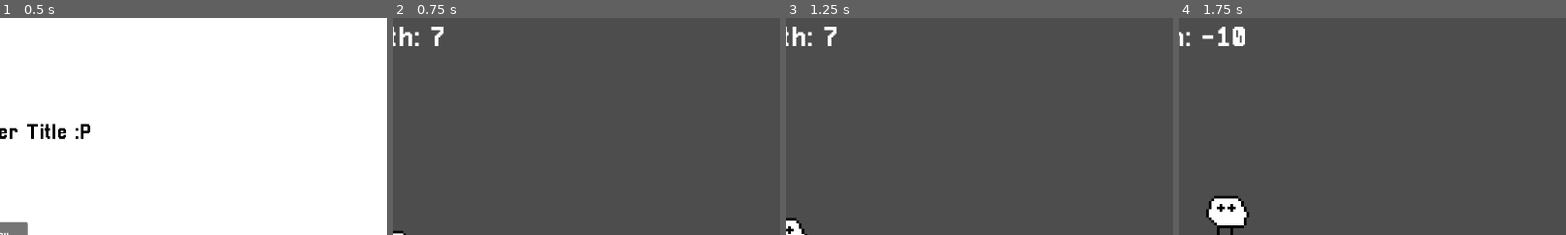
Above: before the commit, frames 1-4 (left to right).
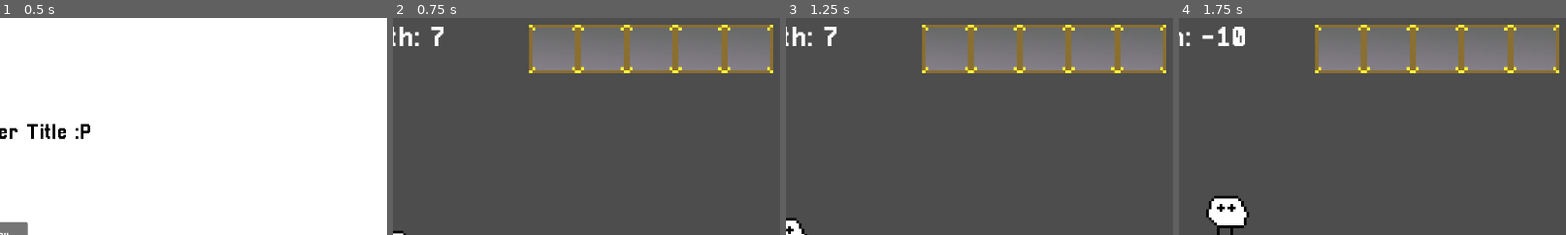
Above: after the commit, the same moments.

Repository: Deeeeelan/Campfire-Game
Game: Godot game, scene res://Scenes/Title Screen.tscn
Same seed, same stepped clock (60 frames per second), same inputs: the game is played once before the commit and once after it.
Inputs (mouse positions are % of the whole screen's width and height, from its top left):
- Up to frame 1 (0.5 s): no input
- Up to frame 2 (0.75 s): click "Play" at 0.5 s
- Up to frame 3 (1.25 s): no input
- Up to frame 4 (1.75 s): move the mouse to (72, 45) at 1.27 s; hold D (Right) from 1.28 s (still down); click (72, 45) at 1.42 s; tap W (Jump) at 1.52 s
The pictures show only the part of the screen within x 50-100%, y 0-50%; the shares and areas given below are measured in that part.

Frame 1 is identical in both runs. In frame 2, 14% of the frame differs, in the area x 35-99%, y 3-26%; in frame 3, 14%; in frame 4, 14%.

Commit message:
Add top bar

Diff:
--- a/Scenes/Game.tscn
+++ b/Scenes/Game.tscn
@@ -8,6 +8,7 @@
 [ext_resource type="Theme" uid="uid://c00gkqgrrpds5" path="res://Assets/Themes/default_theme.tres" id="5_b2bpf"]
 [ext_resource type="Script" uid="uid://2d1ncihij5i6" path="res://Scripts/gui_script.gd" id="6_7lihs"]
 [ext_resource type="Texture2D" uid="uid://cggx3dy7yr5sn" path="res://Assets/Images/GUI/PauseScreen.png" id="7_fgofq"]
+[ext_resource type="Texture2D" uid="uid://b8xtadvmp8v5e" path="res://Assets/Images/GUI/itembar.png" id="9_bf53h"]
 
 [sub_resource type="RectangleShape2D" id="RectangleShape2D_gl6un"]
 size = Vector2(14, 15)
@@ -111,7 +112,7 @@
 expand_mode = 2
 stretch_mode = 4
 
-[node name="TopBar" type="Control" parent="CanvasLayer/Control" unique_id=737471769]
+[node name="Inner" type="Control" parent="CanvasLayer/Control" unique_id=737471769]
 layout_mode = 1
 anchor_right = 1.0
 anchor_bottom = 1.0
@@ -122,7 +123,7 @@
 grow_horizontal = 2
 grow_vertical = 2
 
-[node name="DepthLabel" type="Label" parent="CanvasLayer/Control/TopBar" unique_id=1861084561]
+[node name="DepthLabel" type="Label" parent="CanvasLayer/Control/Inner" unique_id=1861084561]
 layout_mode = 1
 anchors_preset = 5
 anchor_left = 0.5
@@ -135,10 +136,22 @@
 label_settings = SubResource("LabelSettings_7lihs")
 horizontal_alignment = 1
 
-[node name="HealthLabel" type="Label" parent="CanvasLayer/Control/TopBar" unique_id=2071723346]
+[node name="HealthLabel" type="Label" parent="CanvasLayer/Control/Inner" unique_id=2071723346]
 layout_mode = 1
 offset_right = 163.0
 offset_bottom = 43.0
 text = "Health: 0"
 label_settings = SubResource("LabelSettings_7lihs")
 horizontal_alignment = 1
+
+[node name="TextureRect" type="TextureRect" parent="CanvasLayer/Control/Inner" unique_id=704173721]
+layout_mode = 1
+anchors_preset = -1
+anchor_left = 0.75
+anchor_right = 1.0
+anchor_bottom = 0.14
+offset_left = -80.0
+offset_bottom = 16.0
+grow_horizontal = 0
+texture = ExtResource("9_bf53h")
+stretch_mode = 4
--- a/Scripts/gui_script.gd
+++ b/Scripts/gui_script.gd
@@ -2,7 +2,7 @@
 
 @export var menu_open: bool = false
 @onready var pause_screen = $PauseScreen
-@onready var top_bar = $TopBar
+@onready var inner = $Inner
 @export var player: CharacterBody2D
 
 func quit():
@@ -24,5 +24,5 @@
 			Engine.time_scale = 1
 
 func _process(delta: float) -> void:
-	top_bar.get_node("DepthLabel").text = "Depth: " + str(player.depth)
-	top_bar.get_node("HealthLabel").text = "Health: " + str(player.health)
+	inner.get_node("DepthLabel").text = "Depth: " + str(player.depth)
+	inner.get_node("HealthLabel").text = "Health: " + str(player.health)
Binary file added: Assets/Images/GUI/itembar.png
Not shown, added: Assets/Images/GUI/itembar.png.import
Binary file added: Assets/Images/GUI/items.png
Not shown, added: Assets/Images/GUI/items.png.import
